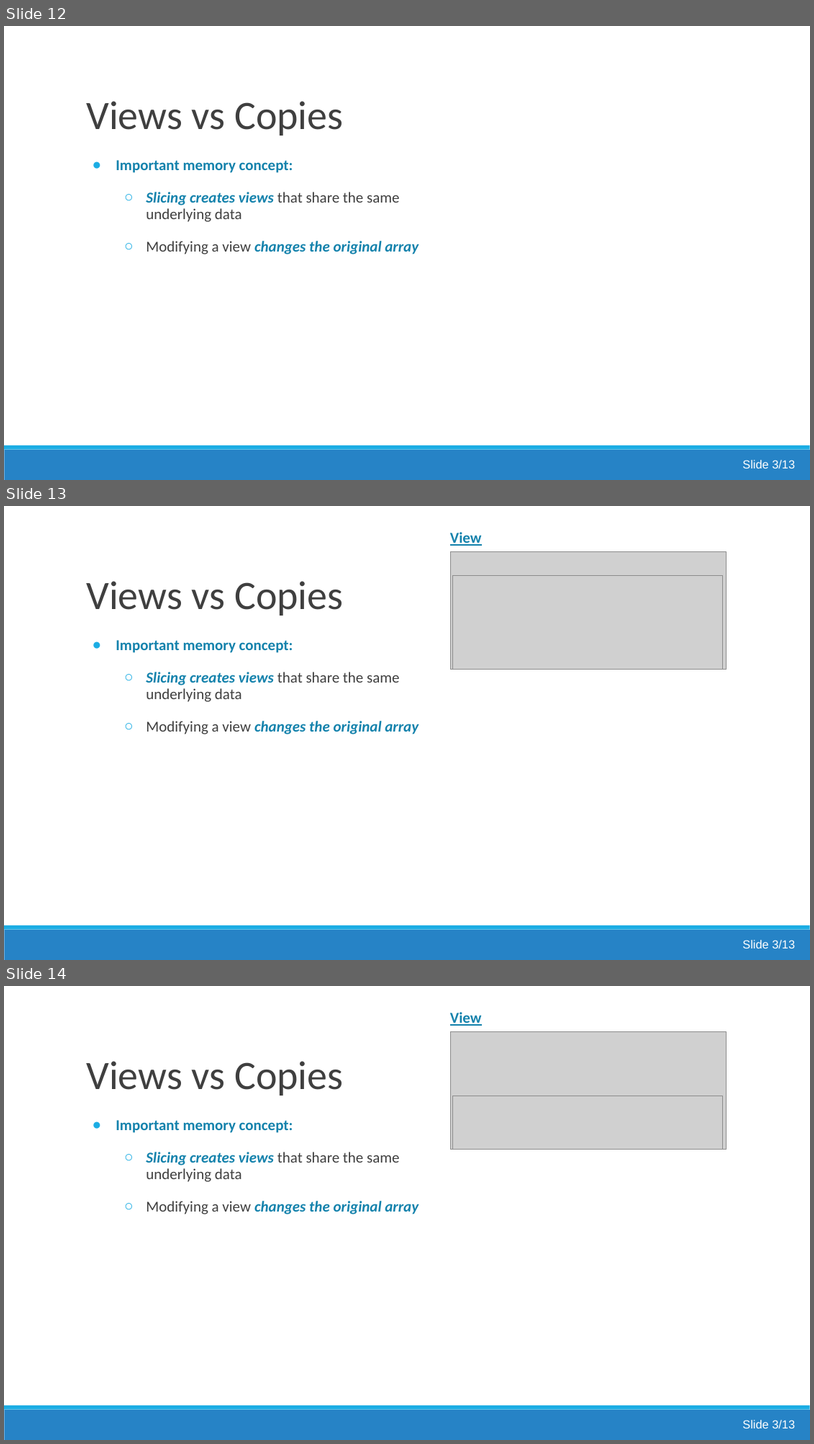
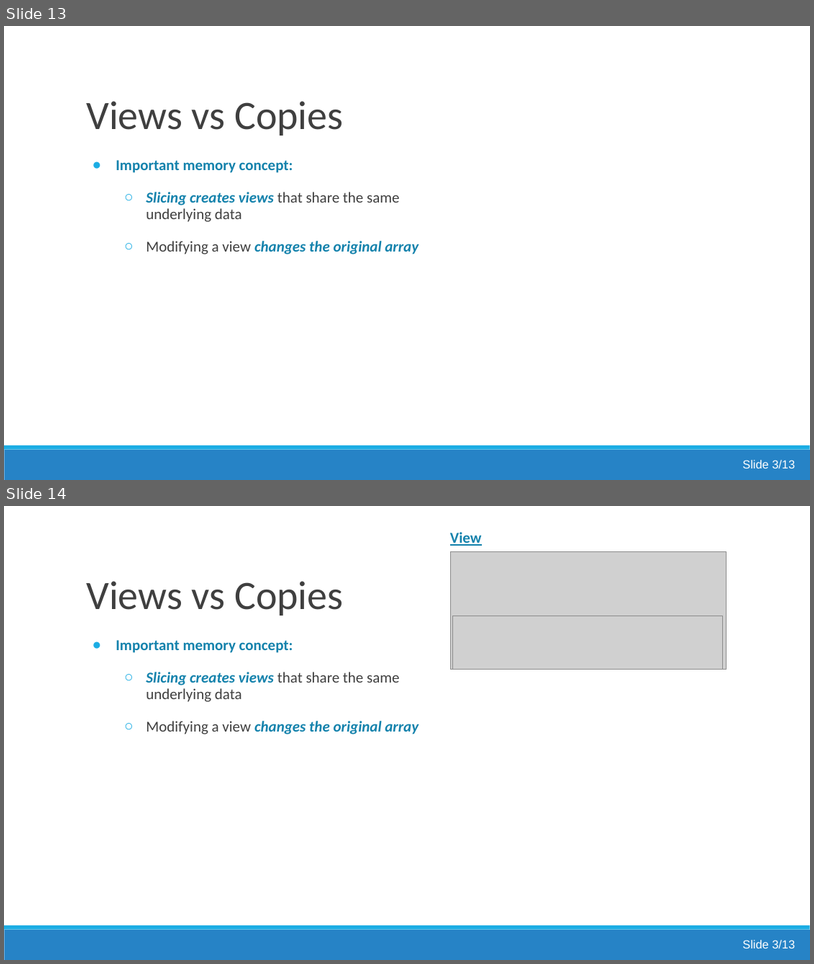
Before and after one commit to jsmartinstats/SCIF10002-2026, a slide deck: 08/Lecture7_working_with_numpy_arrays.pptx. Shown one above the other, each under a label of ours: slides 12, 13 and 14 before the commit, slides 13 and 14 after it. The pictures are 814x1444 and 814x964 pixels, drawn with LibreOffice and Linux fonts; fonts in the diff are those of the drawing; grey boxes stand for pictures. Boxes give left, top, right and bottom in pixels: in the first picture for what was removed or moved away, otherwise in the second. Text is boxed around its words. In the diff, an @@ line names an element or a change of style, - is before the commit and + after.

```diff
--- a/08/Lecture7_working_with_numpy_arrays.pptx
+++ b/08/Lecture7_working_with_numpy_arrays.pptx
@@ slide 13 removed at (4, 506, 810, 960), background #FFFFFF; not listed: 2 template elements that a slide beside it also shows @@
@@ text removed at (450, 532, 482, 546) @@
-View
@@ picture removed at (451, 552, 727, 669) @@
@@ title removed at (86, 581, 343, 615) @@
-Views vs Copies
@@ picture removed at (453, 576, 723, 669) @@
@@ rectangle removed at (75, 593, 756, 642) @@
@@ text removed at (116, 640, 419, 734) @@
-● Important memory concept:
-  ○ Slicing creates views that share the same underlying data
-  ○ Modifying a view changes the original array
@@ text removed at (743, 939, 795, 948) @@
-Slide 3/13
@@ what was slide 12 is now slide 13 @@
```
Also in this commit, not shown: 7 slides changed, 1 slide added.
